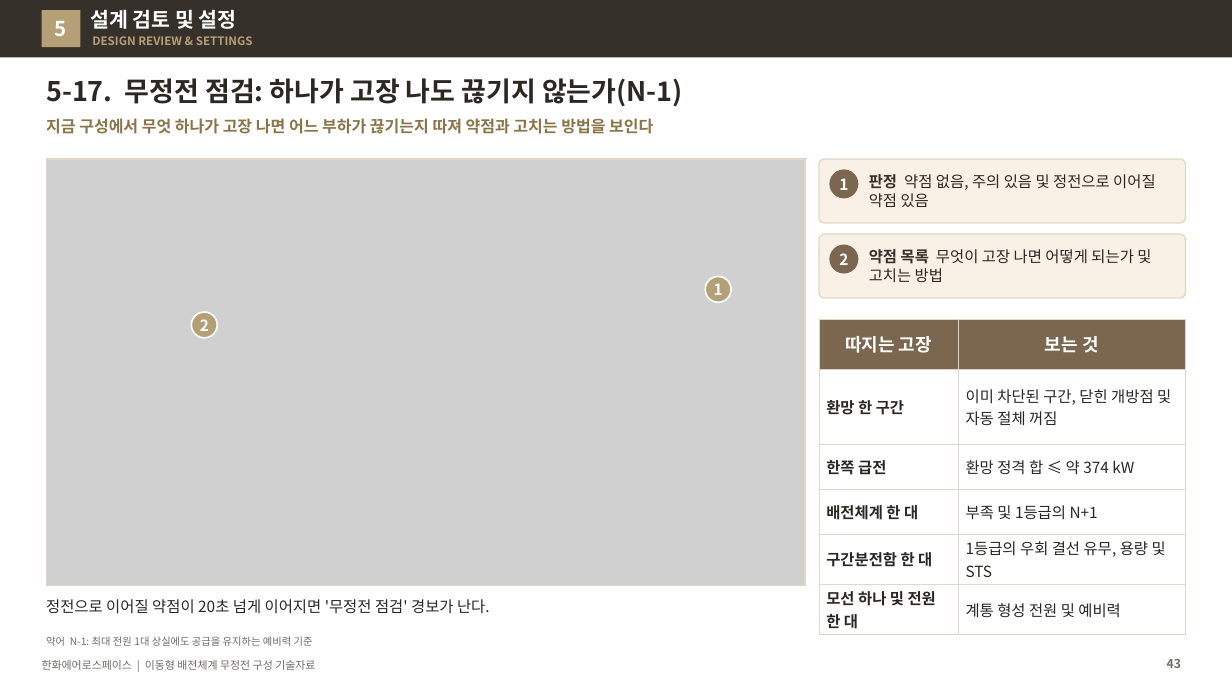
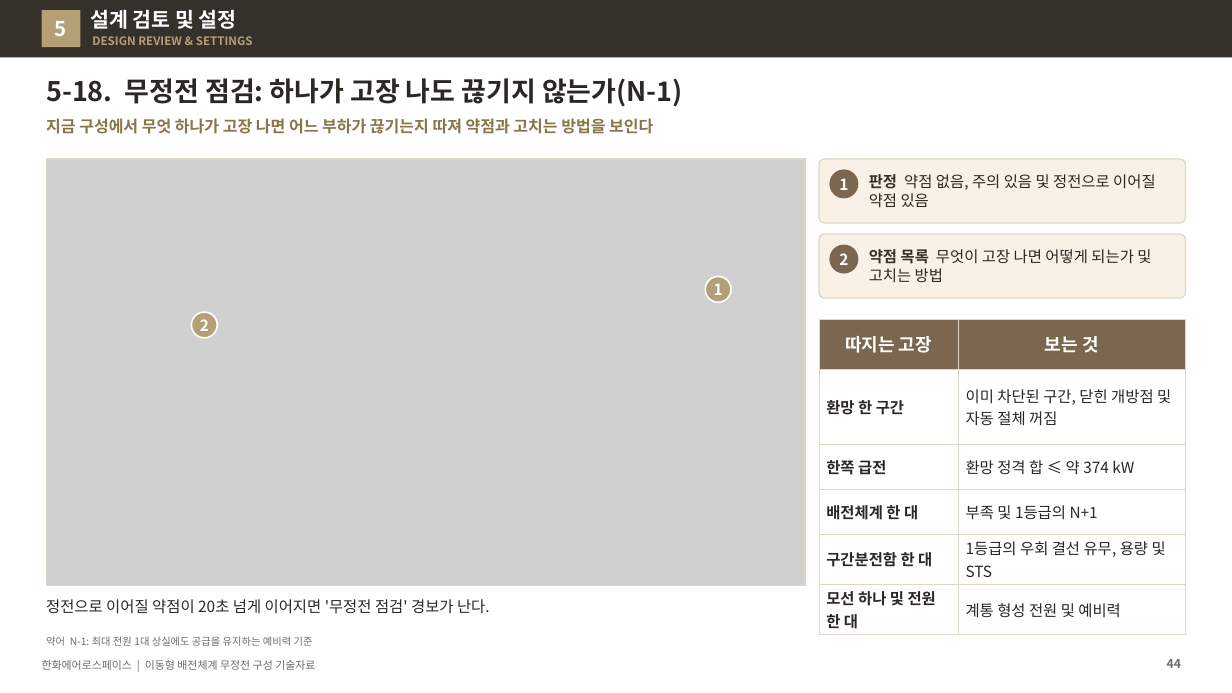
Before and after one commit to byunjd112-hue/headroom, a slide deck: slide 44 of mobile_ems/docs/out/IFPS_이동형배전체계_무정전구성_기술자료_Rev72.pptx (slide 43 before the commit). Drawn at 1232x693 pixels with LibreOffice and Linux fonts; fonts in the diff are those of the drawing; grey boxes stand for pictures. Boxes give left, top, right and bottom in pixels: in the first picture for what was removed or moved away, otherwise in the second. Text is boxed around its words. In the diff, an @@ line names an element or a change of style, - is before the commit and + after.

```diff
--- a/mobile_ems/docs/out/IFPS_이동형배전체계_무정전구성_기술자료_Rev72.pptx
+++ b/mobile_ems/docs/out/IFPS_이동형배전체계_무정전구성_기술자료_Rev72.pptx
@@ title at (x1=46, y1=78, x2=683, y2=107): text changed @@
-5-17. 무정전 점검: 하나가 고장 나도 끊기지 않는가(N-1)
+5-18. 무정전 점검: 하나가 고장 나도 끊기지 않는가(N-1)
@@ page number at (x1=1167, y1=659, x2=1181, y2=668): text changed @@
-43
+44
```
Also in this commit, not shown: 16 other slides changed, 2 slides added, 4 other files.
